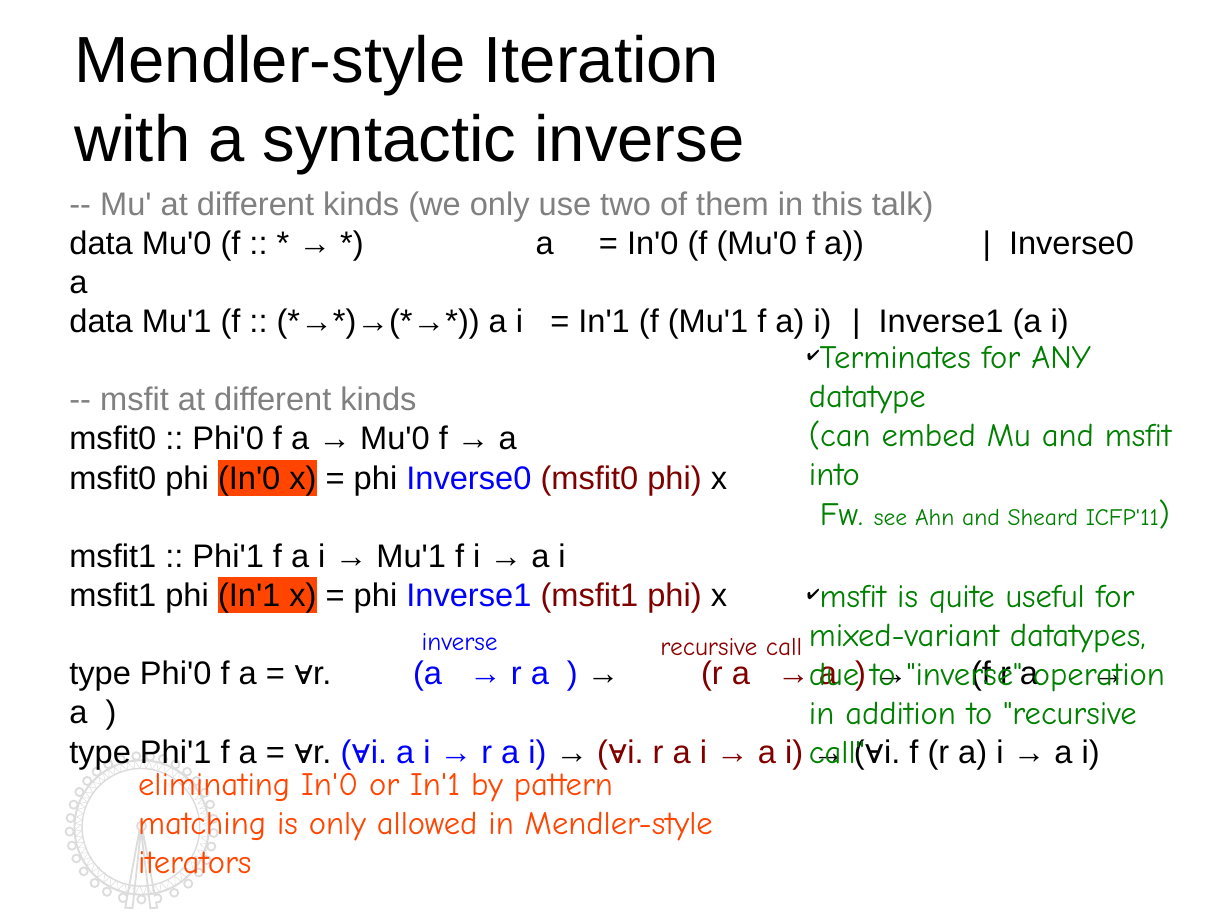
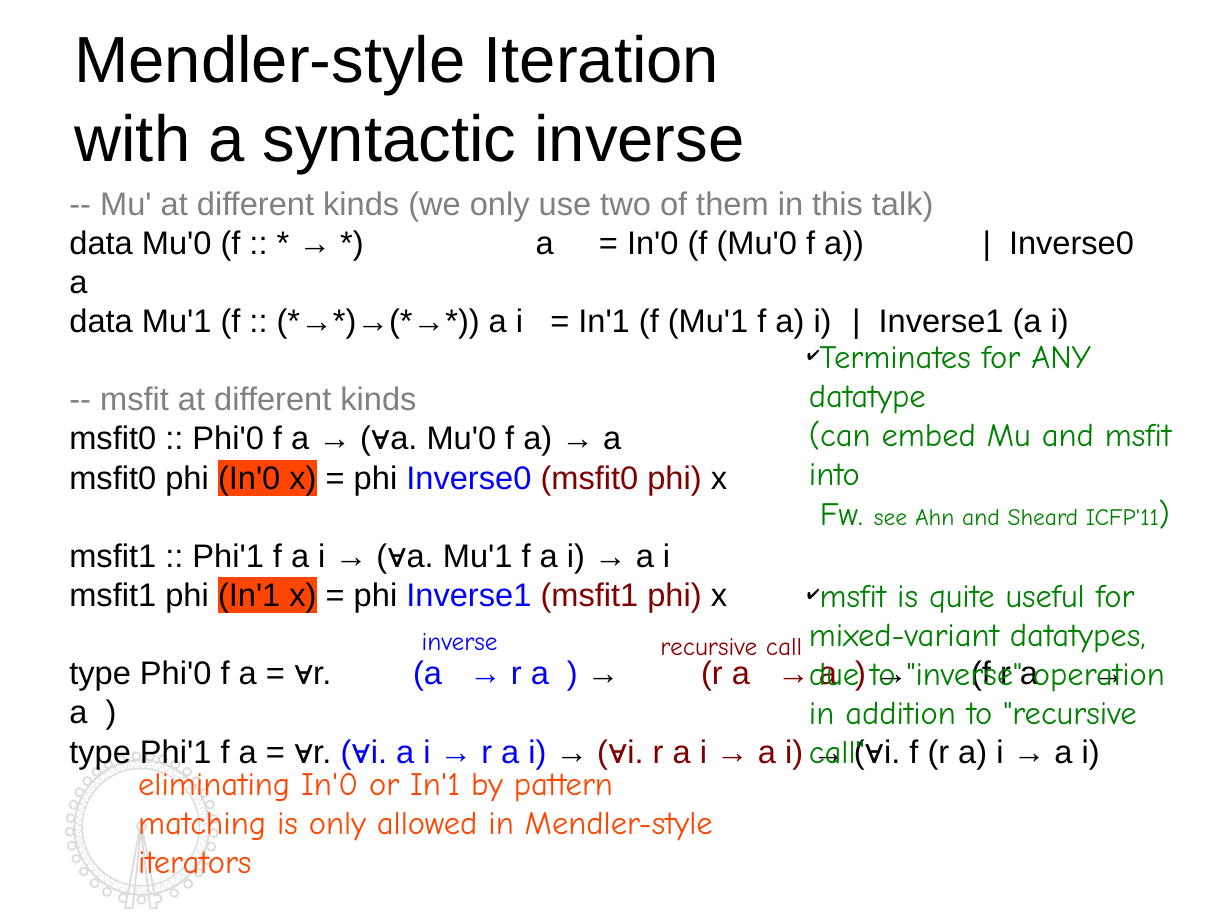
Before and after one commit to kyagrd/naxPapers, a slide deck: slide 8 of draft/TYPES13/ppt/myslide.odp. Drawn at 1232x924 pixels with LibreOffice and Linux fonts; fonts in the diff are those of the drawing. Boxes give left, top, right and bottom in pixels: in the first picture for what was removed or moved away, otherwise in the second. Text is boxed around its words. In the diff, an @@ line names an element or a change of style, - is before the commit and + after.

Commit message:
there were still typos;; fixed after the PL club talk

```diff
--- a/draft/TYPES13/ppt/myslide.odp
+++ b/draft/TYPES13/ppt/myslide.odp
@@ text at (69,425,621,455): text changed @@
-msfit0 :: Phi'0 f a → Mu'0 f → a
+msfit0 :: Phi'0 f a → (∀a. Mu'0 f a) → a
@@ text at (69,543,670,573): text changed @@
-msfit1 :: Phi'1 f a i → Mu'1 f i → a i
+msfit1 :: Phi'1 f a i → (∀a. Mu'1 f a i) → a i
```
Also in this commit, not shown: 16 other slides changed, 1 other file.
